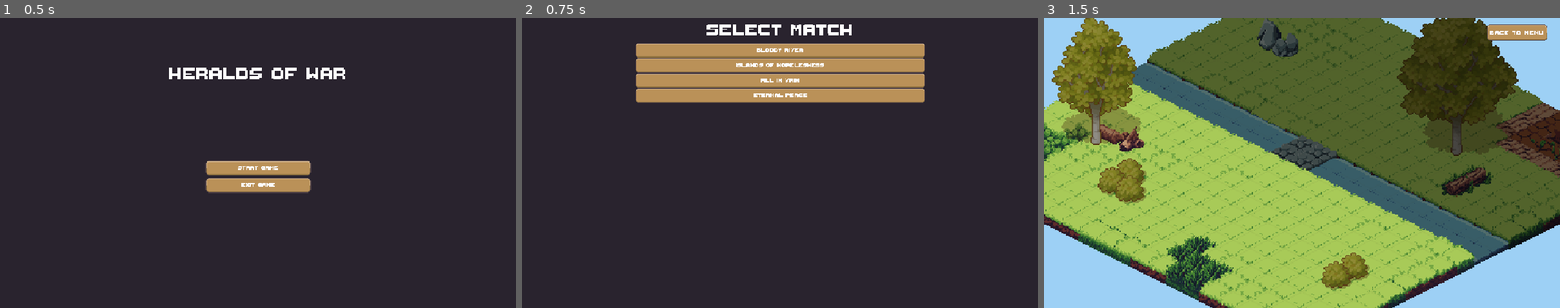
Above: before the commit, frames 1-3 (left to right).
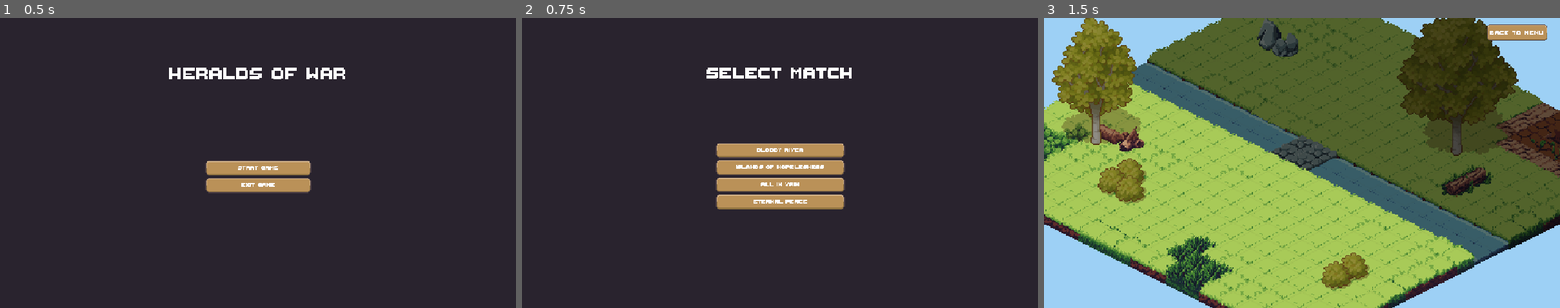
Above: after the commit, the same moments.

Repository: agh-cs-imbeciles/heralds-of-war
Game: Godot game, scene res://scenes/ui/menu/menu.tscn
The game is run twice, just before and just after one commit, with the same random seed, the same clock (stepped at 60 frames per second) and the same inputs.
Inputs:
- Up to frame 1 (0.5 s): no input
- Up to frame 2 (0.75 s): click "START GAME" at 0.5 s
- Up to frame 3 (1.5 s): click "Bloody River" at 1.25 s

Frame 1 is identical in both runs. In frame 2, 17% of the frame differs, in the area x 22-79%, y 2-66%; in frame 3, nothing differs.

Commit message:
Feat: Adjust design of match select scene

Diff:
--- a/scenes/ui/menu/match_entry.tscn
+++ b/scenes/ui/menu/match_entry.tscn
@@ -4,25 +4,17 @@
 [ext_resource type="Script" uid="uid://cmj15i03jv6b" path="res://src/ui/button/change_scene_button.gd" id="2_cw6wu"]
 [ext_resource type="Theme" uid="uid://b0yl85gha4apv" path="res://themes/main_theme.tres" id="2_od57r"]
 
-[node name="MatchEntry" type="Control"]
+[node name="MatchEntry" type="HBoxContainer"]
 process_mode = 3
-layout_mode = 3
-anchors_preset = 15
-anchor_right = 1.0
-anchor_bottom = 1.0
-grow_horizontal = 2
-grow_vertical = 2
+offset_right = 100.0
+offset_bottom = 20.0
 size_flags_horizontal = 3
 size_flags_vertical = 3
 script = ExtResource("1_jmxgq")
 
 [node name="Button" type="Button" parent="."]
-layout_mode = 1
-anchors_preset = 15
-anchor_right = 1.0
-anchor_bottom = 1.0
-grow_horizontal = 2
-grow_vertical = 2
+layout_mode = 2
+size_flags_horizontal = 3
 theme = ExtResource("2_od57r")
 script = ExtResource("2_cw6wu")
 
--- a/scenes/ui/menu/match_select.tscn
+++ b/scenes/ui/menu/match_select.tscn
@@ -1,8 +1,9 @@
-[gd_scene load_steps=4 format=3 uid="uid://chotpswhlkwwg"]
+[gd_scene load_steps=5 format=3 uid="uid://chotpswhlkwwg"]
 
 [ext_resource type="Theme" uid="uid://b0yl85gha4apv" path="res://themes/main_theme.tres" id="1_7w82d"]
-[ext_resource type="Script" uid="uid://diudg687tf8bk" path="res://src/ui/scene_list/match_scene_list.gd" id="3_c1f42"]
-[ext_resource type="PackedScene" uid="uid://bp0h3drudi8ii" path="res://scenes/ui/menu/match_entry.tscn" id="4_75vmi"]
+[ext_resource type="Script" uid="uid://b1ect5xnbrmlo" path="res://src/ui/scene_list/scene_list.gd" id="2_75vmi"]
+[ext_resource type="PackedScene" uid="uid://bp0h3drudi8ii" path="res://scenes/ui/menu/match_entry.tscn" id="3_vrnyc"]
+[ext_resource type="Script" uid="uid://d4fqemqolvn2x" path="res://src/ui/scene_list/handlers/match_scene_list_handler.gd" id="4_umrrq"]
 
 [node name="MatchSelect" type="Control"]
 process_mode = 3
@@ -12,20 +13,18 @@
 anchor_bottom = 1.0
 grow_horizontal = 2
 grow_vertical = 2
+theme = ExtResource("1_7w82d")
 
-[node name="AspectRatioContainer" type="AspectRatioContainer" parent="."]
+[node name="VBoxContainer" type="VBoxContainer" parent="."]
 layout_mode = 1
 anchors_preset = -1
-anchor_left = 0.1
-anchor_right = 0.9
-anchor_bottom = 1.0
+anchor_top = 0.15
+anchor_right = 1.0
+anchor_bottom = 0.85
 grow_horizontal = 2
 grow_vertical = 2
 
-[node name="VBoxContainer" type="VBoxContainer" parent="AspectRatioContainer"]
-layout_mode = 2
-
-[node name="Title" type="Label" parent="AspectRatioContainer/VBoxContainer"]
+[node name="Title" type="Label" parent="VBoxContainer"]
 layout_mode = 2
 size_flags_horizontal = 3
 size_flags_vertical = 0
@@ -34,16 +33,21 @@
 text = "Select Match"
 horizontal_alignment = 1
 
-[node name="MatchEntryVBoxContainer" type="VBoxContainer" parent="AspectRatioContainer/VBoxContainer"]
+[node name="VSpacer1" type="Control" parent="VBoxContainer"]
+custom_minimum_size = Vector2(0, 32)
 layout_mode = 2
-size_flags_horizontal = 3
 size_flags_vertical = 3
-script = ExtResource("3_c1f42")
-scenes_directory = "res://scenes/matches"
-scene = ExtResource("4_75vmi")
-height_proportion = 0.2
 
-[connection signal="resized" from="AspectRatioContainer/VBoxContainer/Title" to="AspectRatioContainer/VBoxContainer/Title" method="_on_resized"]
-[connection signal="ready" from="AspectRatioContainer/VBoxContainer/MatchEntryVBoxContainer" to="AspectRatioContainer/VBoxContainer/MatchEntryVBoxContainer" method="_on_ready"]
-[connection signal="resized" from="AspectRatioContainer/VBoxContainer/MatchEntryVBoxContainer" to="AspectRatioContainer/VBoxContainer/MatchEntryVBoxContainer" method="_on_resized"]
-[connection signal="tree_entered" from="AspectRatioContainer/VBoxContainer/MatchEntryVBoxContainer" to="AspectRatioContainer/VBoxContainer/MatchEntryVBoxContainer" method="_on_tree_entered"]
+[node name="MatchSceneList" type="VBoxContainer" parent="VBoxContainer"]
+layout_mode = 2
+script = ExtResource("2_75vmi")
+item = ExtResource("3_vrnyc")
+handler = ExtResource("4_umrrq")
+width = 0.25
+
+[node name="VSpacer2" type="Control" parent="VBoxContainer"]
+custom_minimum_size = Vector2(0, 32)
+layout_mode = 2
+size_flags_vertical = 3
+
+[connection signal="resized" from="VBoxContainer/Title" to="VBoxContainer/Title" method="_on_resized"]
--- a/src/ui/menu/match_entry.gd
+++ b/src/ui/menu/match_entry.gd
@@ -1,4 +1,4 @@
-class_name MatchEntry extends Control
+class_name MatchEntry extends HBoxContainer
 
 @onready var __button: ChangeSceneButton = $Button
 @export var text: String = ""
--- a/src/ui/scene_list/abstract_scene_list.gd
+++ /dev/null
@@ -1,31 +0,0 @@
-class_name AbstractSceneList extends Control
-
-@export var scenes_directory: String
-@export_group("List element")
-@export var scene: PackedScene
-@export var height_proportion = 0.1
-
-
-func __load_list_elements(_scene_paths: Array[String]) -> void:
-	pass
-
-
-func _on_tree_entered() -> void:
-	var file = FileAccess.open(
-		"res://assets/resources/match_manifest.json",
-		FileAccess.READ,
-	)
-	var paths: Array[String]
-	paths.assign(JSON.parse_string(file.get_as_text()).map(
-		func(path: String): return "res://scenes/matches/" + path
-	))
-	file.close()
-
-	__load_list_elements(paths)
-
-
-func _on_resized() -> void:
-	var viewport_height = get_parent_area_size().y
-	for child in get_children():
-		size.y = viewport_height * height_proportion
-		child.set_size(size)
--- /dev/null
+++ b/src/ui/scene_list/handlers/match_scene_list_handler.gd
@@ -0,0 +1,11 @@
+class_name MatchSceneListHandler extends SceneListHandler
+
+
+func instiantiate(item: PackedScene, match_scene: PackedScene) -> Node:
+	var match_instance: Match = match_scene.instantiate()
+	var match_entry: MatchEntry = item.instantiate()
+
+	match_entry.text = match_instance.match_name
+	match_entry.scene_to_switch = match_scene
+
+	return match_entry
--- /dev/null
+++ b/src/ui/scene_list/handlers/scene_list_handler.gd
@@ -0,0 +1,11 @@
+class_name SceneListHandler extends Object
+
+
+## @interface
+func instiantiate(_item: PackedScene, _scene_to_switch: PackedScene) -> Node:
+	assert(
+		false,
+		"SceneListHandler cannot used directly. "
+			+ "Use or create a subclass instead.",
+	)
+	return null
--- a/src/ui/scene_list/match_scene_list.gd
+++ /dev/null
@@ -1,18 +0,0 @@
-class_name MatchSceneList extends AbstractSceneList
-
-
-func __load_list_elements(matches_paths: Array[String]) -> void:
-	var match_regex: RegEx = RegEx.create_from_string("match_\\d+\\.tscn$")
-	matches_paths = matches_paths.filter(
-		func(path): return match_regex.search(path)
-	)
-
-	for path in matches_paths:
-		var match_scene: PackedScene = load(path)
-		var match_instance: Match = match_scene.instantiate()
-
-		var match_entry: MatchEntry = scene.instantiate()
-		match_entry.text = match_instance.match_name
-		match_entry.scene_to_switch = match_scene
-
-		add_child(match_entry)
--- /dev/null
+++ b/src/ui/scene_list/scene_list.gd
@@ -0,0 +1,45 @@
+@tool
+class_name SceneList extends VBoxContainer
+
+@export var item: PackedScene
+@export var handler: Script  ## `SceneListHandler`
+@export var width: float = 0.5
+
+var __handler: SceneListHandler
+
+
+func _process(_delta: float) -> void:
+	var new_width: float = int(width * get_viewport().get_visible_rect().size.x)
+	size = Vector2(new_width, size.y)
+	var new_position_x: float = int(
+		get_viewport().get_visible_rect().size.x / 2.0 - new_width / 2.0
+	)
+	position = Vector2(new_position_x, position.y)
+
+
+func _ready() -> void:
+	if not handler:
+		return
+
+	__handler = handler.new()
+	assert(
+		__handler is SceneListHandler,
+		"Handler must be a subclass of SceneListHandler.",
+	)
+
+	__instiantiate_matches()
+
+
+func __instiantiate_matches() -> void:
+	var file = FileAccess.open(
+		"res://assets/resources/match_manifest.json",
+		FileAccess.READ,
+	)
+	var paths: Array[String]
+	paths.assign(JSON.parse_string(file.get_as_text()).map(
+		func(path: String): return "res://scenes/matches/" + path
+	))
+	file.close()
+
+	for path in paths:
+		add_child(__handler.instiantiate(item, load(path)))
Not shown: 1 places in scenes/matches/match_1.tscn that only renumber resources
Not shown: 1 places in scenes/matches/match_2.tscn that only renumber resources
Not shown: 1 places in scenes/matches/match_3.tscn that only renumber resources
Not shown: 1 places in scenes/matches/match_4.tscn that only renumber resources
Not shown, added: src/ui/scene_list/handlers/match_scene_list_handler.gd.uid
Not shown, added: src/ui/scene_list/handlers/scene_list_handler.gd.uid
Not shown, removed: src/ui/scene_list/match_scene_list.gd.uid
Renamed: src/ui/scene_list/abstract_scene_list.gd.uid -> src/ui/scene_list/scene_list.gd.uid
